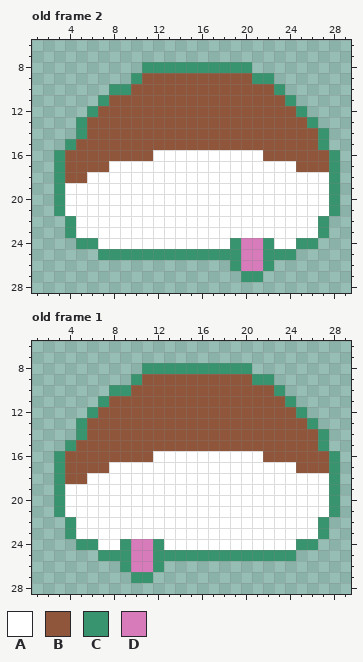
Pixel-art file: design/player.ase. Above, as it was before the edit.
32x32 pixels, 2 frames. Shown: old frame 2: x 1..29, y 6..28; old frame 1: x 1..29, y 6..28. The commit also changed other frames, which this record leaves out.
Palette (. is transparent): A #ffffff  B #8f563b  C #37946e  D #d77bba
New version:
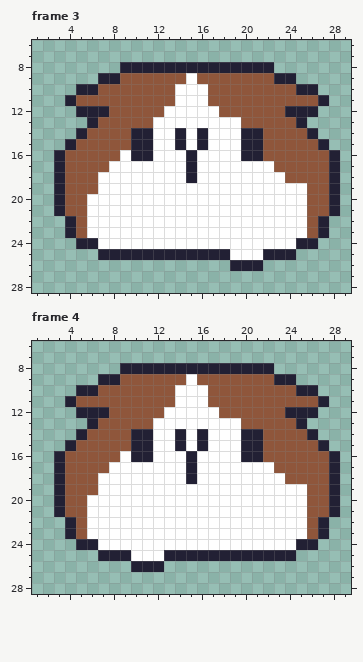
A new or re-ordered frame is compared with the old frame closest to it.
Difference:
frames 2 -> 4
@@ palette @@
-C #37946e
+C #222034
--- frame 3 is new; against old frame 2
@@ x 1..29 @@
  7 .............................
- 8 ..........CCCCCCCCCC.........
- 9 .........CBBBBBBBBBBCC.......
-10 .......CCBBBBBBBBBBBBBC......
-11 ......CBBBBBBBBBBBBBBBBC.....
-12 .....CBBBBBBBBBBBBBBBBBBC....
-13 ....CBBBBBBBBBBBBBBBBBBBBC...
-14 ....CBBBBBBBBBBBBBBBBBBBBBC..
-15 ...CBBBBBBBBBBBBBBBBBBBBBBC..
-16 ..CBBBBBBBBAAAAAAAAAABBBBBBC.
-17 ..CBBBBAAAAAAAAAAAAAAAAABBBC.
-18 ..CBBAAAAAAAAAAAAAAAAAAAAAAC.
-19 ..CAAAAAAAAAAAAAAAAAAAAAAAAC.
-20 ..CAAAAAAAAAAAAAAAAAAAAAAAAC.
-21 ..CAAAAAAAAAAAAAAAAAAAAAAAAC.
-22 ...CAAAAAAAAAAAAAAAAAAAAAAC..
-23 ...CAAAAAAAAAAAAAAAAAAAAAAC..
-24 ....CCAAAAAAAAAAAACDDCAACC...
-25 ......CCCCCCCCCCCCCDDCCC.....
-26 ..................CDDC.......
-27 ...................CC........
+ 8 ........CCCCCCCCCCCCCC.......
+ 9 ......CCBBBBBBABBBBBBBCC.....
+10 ....CCBBBBBBBAAABBBBBBBBCC...
+11 ...CBBBBBBBBBAAABBBBBBBBBBC..
+12 ....CCCBBBBBAAAAABBBBBBCCC...
+13 .....CBBBBBAAAAAAAABBBBBC....
+14 ....CBBBBCCAACACAAACCBBBBC...
+15 ...CBBBBBCCAACACAAACCBBBBBC..
+16 ..CBBBBBACCAAACAAAACCBBBBBBC.
+17 ..CBBBBAAAAAAACAAAAAAABBBBBC.
+18 ..CBBBAAAAAAAACAAAAAAAABBBBC.
+19 ..CBBBAAAAAAAAAAAAAAAAAAABBC.
+20 ..CBBAAAAAAAAAAAAAAAAAAAABBC.
+21 ..CBBAAAAAAAAAAAAAAAAAAAABBC.
+22 ...CBAAAAAAAAAAAAAAAAAAAABC..
+23 ...CBAAAAAAAAAAAAAAAAAAAABC..
+24 ....CCAAAAAAAAAAAAAAAAAACC...
+25 ......CCCCCCCCCCCCAAACCC.....
+26 ..................CCC........
+27 .............................
 28 .............................
--- frame 4 is new; against old frame 1
@@ x 1..29 @@
  7 .............................
- 8 ..........CCCCCCCCCC.........
- 9 .........CBBBBBBBBBBCC.......
-10 .......CCBBBBBBBBBBBBBC......
-11 ......CBBBBBBBBBBBBBBBBC.....
-12 .....CBBBBBBBBBBBBBBBBBBC....
-13 ....CBBBBBBBBBBBBBBBBBBBBC...
-14 ....CBBBBBBBBBBBBBBBBBBBBBC..
-15 ...CBBBBBBBBBBBBBBBBBBBBBBC..
-16 ..CBBBBBBBBAAAAAAAAAABBBBBBC.
-17 ..CBBBBAAAAAAAAAAAAAAAAABBBC.
-18 ..CBBAAAAAAAAAAAAAAAAAAAAAAC.
-19 ..CAAAAAAAAAAAAAAAAAAAAAAAAC.
-20 ..CAAAAAAAAAAAAAAAAAAAAAAAAC.
-21 ..CAAAAAAAAAAAAAAAAAAAAAAAAC.
-22 ...CAAAAAAAAAAAAAAAAAAAAAAC..
-23 ...CAAAAAAAAAAAAAAAAAAAAAAC..
-24 ....CCAACDDCAAAAAAAAAAAACC...
-25 ......CCCDDCCCCCCCCCCCCC.....
-26 ........CDDC.................
-27 .........CC..................
+ 8 ........CCCCCCCCCCCCCC.......
+ 9 ......CCBBBBBBABBBBBBBCC.....
+10 ....CCBBBBBBBAAABBBBBBBBCC...
+11 ...CBBBBBBBBBAAABBBBBBBBBBC..
+12 ....CCCBBBBBAAAAABBBBBBCCC...
+13 .....CBBBBBAAAAAAAABBBBBC....
+14 ....CBBBBCCAACACAAACCBBBBC...
+15 ...CBBBBBCCAACACAAACCBBBBBC..
+16 ..CBBBBBACCAAACAAAACCBBBBBBC.
+17 ..CBBBBAAAAAAACAAAAAAABBBBBC.
+18 ..CBBBAAAAAAAACAAAAAAAABBBBC.
+19 ..CBBBAAAAAAAAAAAAAAAAAAABBC.
+20 ..CBBAAAAAAAAAAAAAAAAAAAABBC.
+21 ..CBBAAAAAAAAAAAAAAAAAAAABBC.
+22 ...CBAAAAAAAAAAAAAAAAAAAABC..
+23 ...CBAAAAAAAAAAAAAAAAAAAABC..
+24 ....CCAAAAAAAAAAAAAAAAAACC...
+25 ......CCCAAACCCCCCCCCCCC.....
+26 .........CCC.................
+27 .............................
 28 .............................
